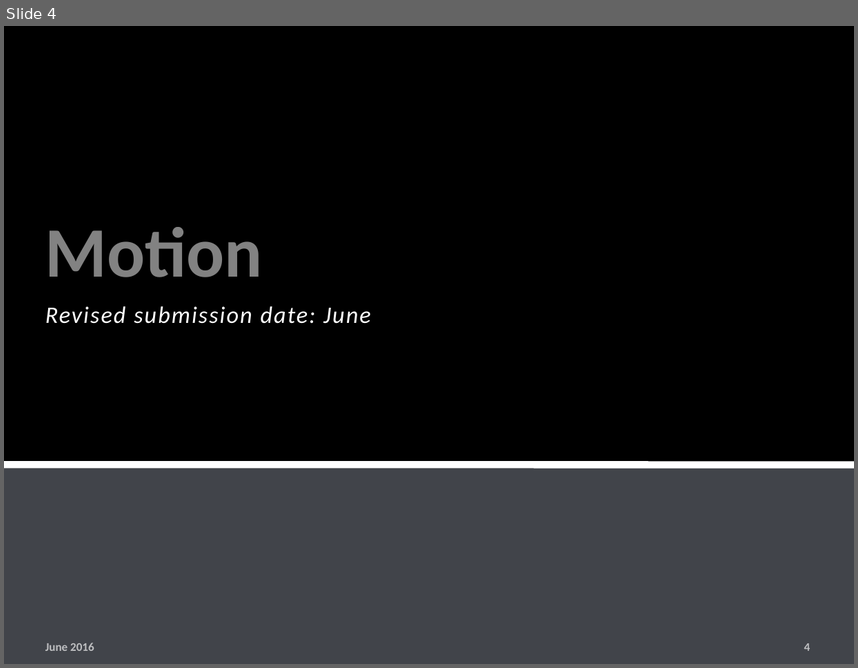
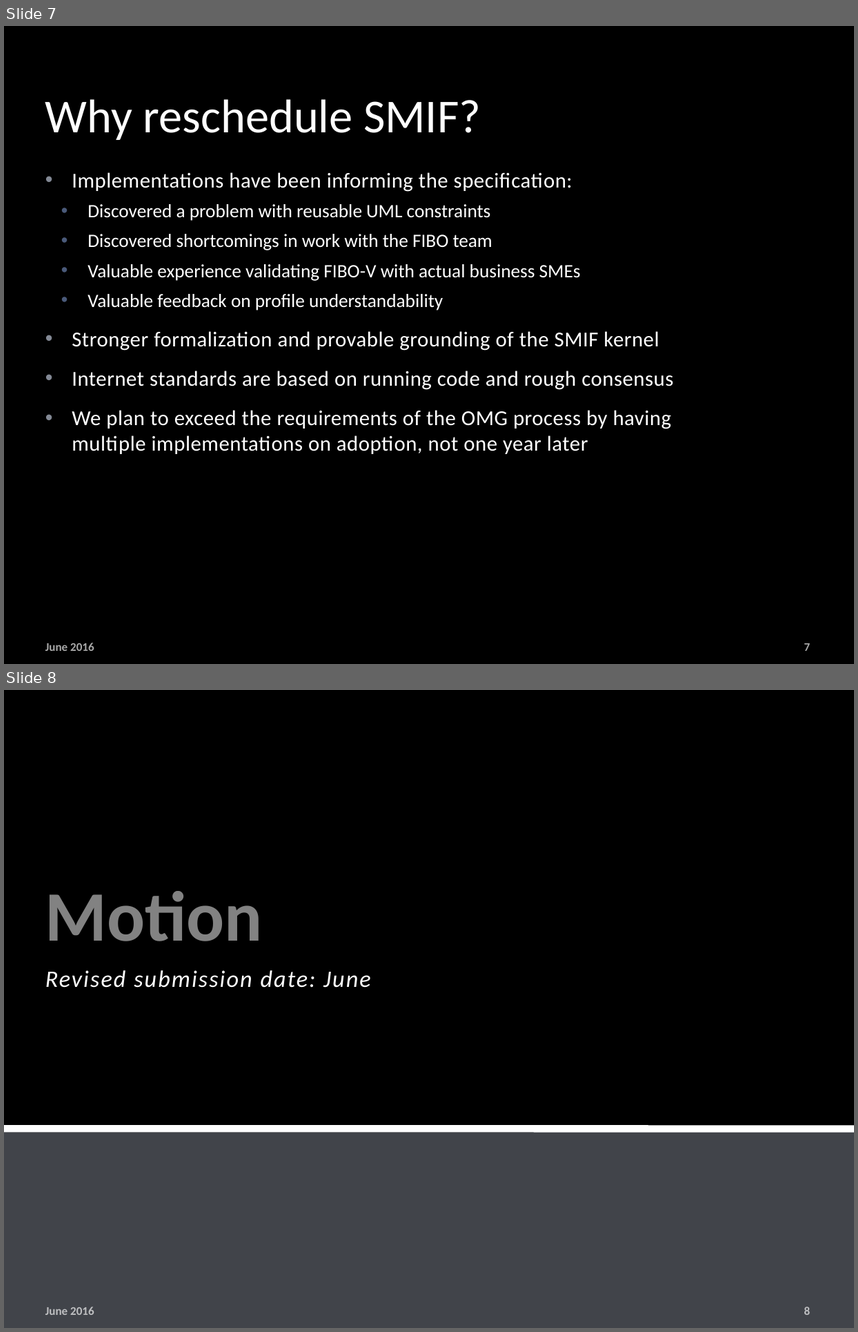
Before and after one commit to ModelDriven/SIMF, a slide deck: Presentations/SIMF_OMG_201709.pptx. Shown one above the other, each under a label of ours: slide 4 before the commit, slides 7 and 8 after it. The pictures are 858x668 and 858x1332 pixels, drawn with LibreOffice and Linux fonts; fonts in the diff are those of the drawing; background and template pictures are left out. Boxes give left, top, right and bottom in pixels: in the first picture for what was removed or moved away, otherwise in the second. Text is boxed around its words. In the diff, an @@ line names an element or a change of style, - is before the commit and + after.

```diff
--- a/Presentations/SIMF_OMG_201709.pptx
+++ b/Presentations/SIMF_OMG_201709.pptx
@@ slide 7 added at (4,26,854,664), background picture (left out) @@
@@ rectangle added at (4,26,854,664), fill #000000 at 50% opacity @@
@@ title added at (45,99,481,140), 40 pt, text #FFFFFF @@
+Why reschedule SMIF?
@@ text added at (72,172,673,454), 18 pt, text #FFFFFF @@
+• Implementations have been informing the specification:
+  • Discovered a problem with reusable UML constraints
+  • Discovered shortcomings in work with the FIBO team
+  • Valuable experience validating FIBO-V with actual business SMEs
+  • Valuable feedback on profile understandability
+• Stronger formalization and provable grounding of the SMIF kernel
+• Internet standards are based on running code and rough consensus
+• We plan to exceed the requirements of the OMG process by having multiple implementations on adoption, not one year later
@@ text added at (45,642,94,650), 10 pt, text #FFFFFF at 65% opacity, bold @@
+June 2016
@@ page number added at (804,643,811,650), 10 pt, text #FFFFFF at 65% opacity, bold @@
+7
@@ what was slide 4 is now slide 8 @@
@@ page number at (804,1306,811,1314): text changed @@
-4
+8
```
Also in this commit, not shown: 2 slides changed, 3 other slides added, 1 other file.
